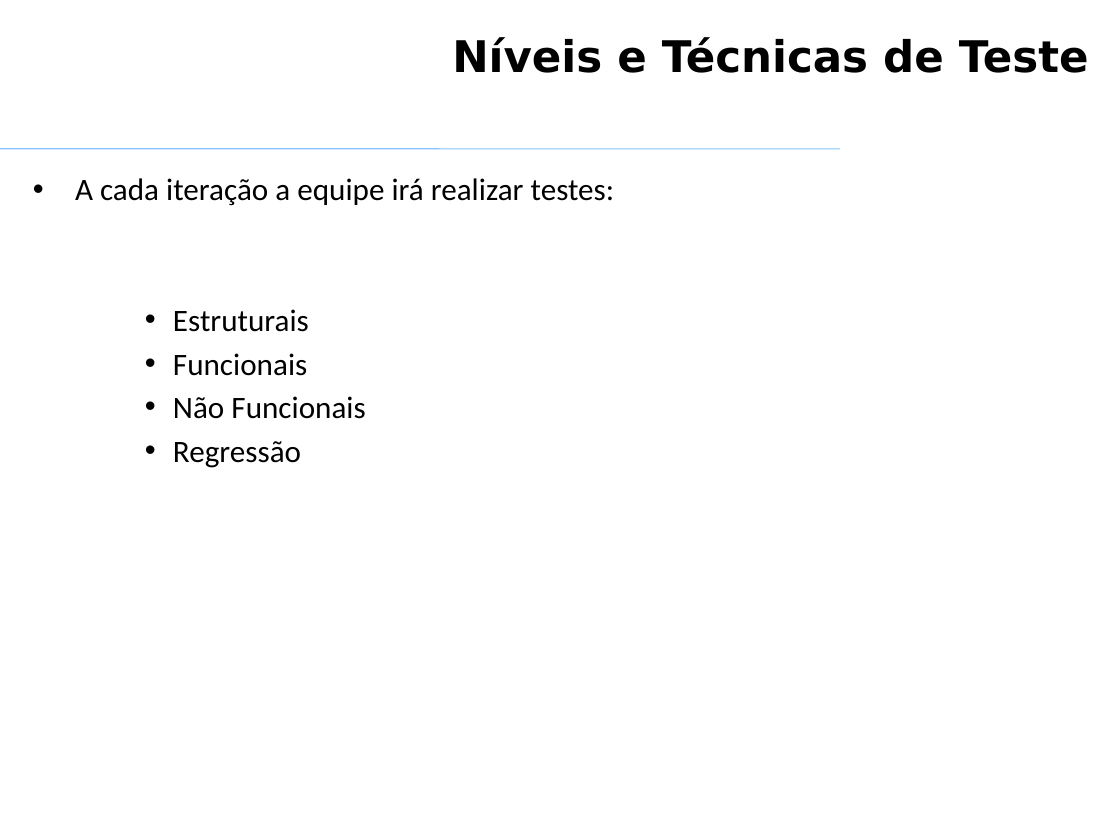
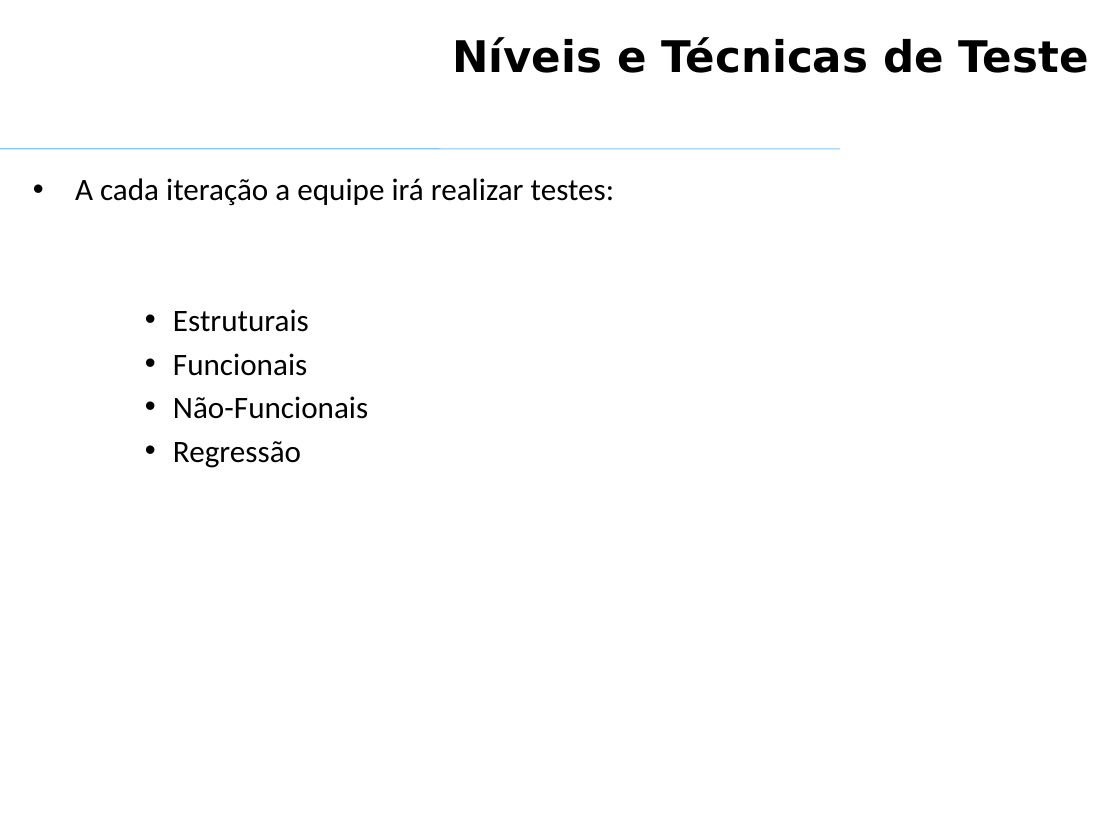
Before and after one commit to VagnerAlcantara/TCC, a slide deck: slide 8 of Qualidade de Produto de SW/Qualidade de produto de SW - TRABALHO.pptx. Drawn at 1120x840 pixels with LibreOffice and Linux fonts; fonts in the diff are those of the drawing; background and template pictures are left out. Boxes give left, top, right and bottom in pixels: in the first picture for what was removed or moved away, otherwise in the second. Text is boxed around its words. In the diff, an @@ line names an element or a change of style, - is before the commit and + after.

```diff
--- a/Qualidade de Produto de SW/Qualidade de produto de SW - TRABALHO.pptx
+++ b/Qualidade de Produto de SW/Qualidade de produto de SW - TRABALHO.pptx
@@ text at box(173, 396, 368, 419): text changed @@
-    • Não Funcionais
+    • Não-Funcionais
```
Also in this commit, not shown: 10 other slides changed, 2 slides added, 1 other file.
